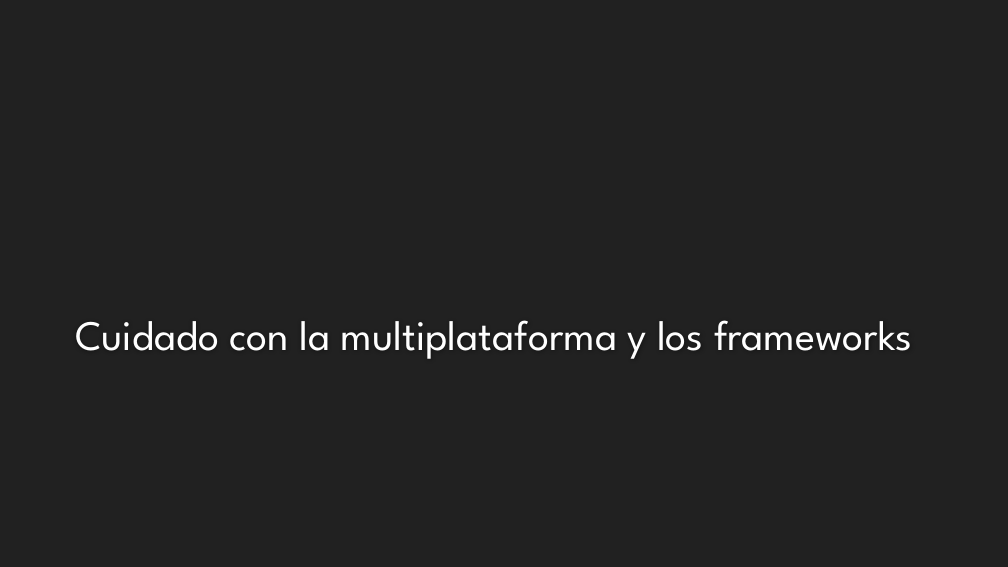
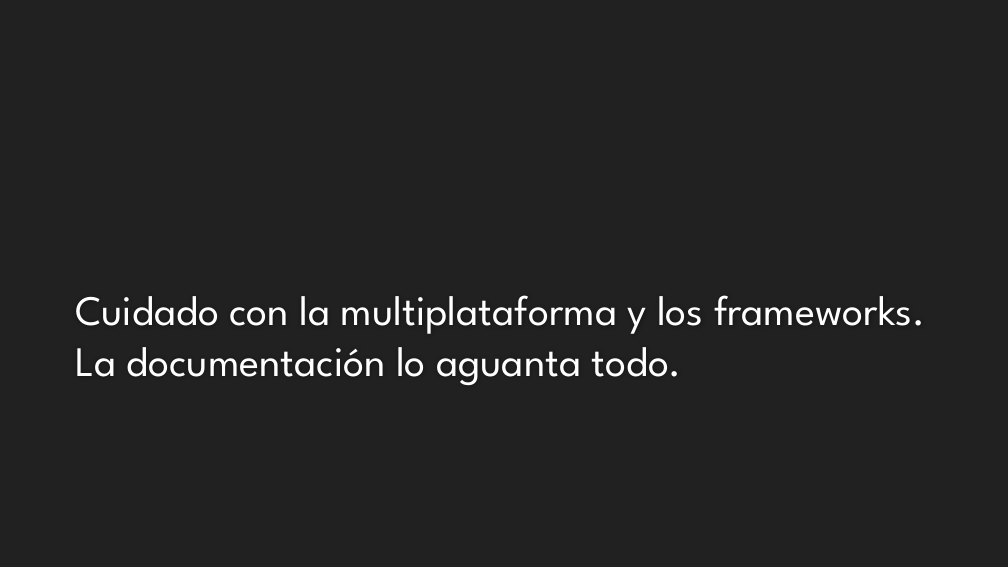
Before and after one commit to Jviejo/frontent, a slide deck: slide 6 of doc/20 años haciendo web.pptx. Drawn at 1008x567 pixels with LibreOffice and Linux fonts; fonts in the diff are those of the drawing; background and template pictures are left out. Boxes give left, top, right and bottom in pixels: in the first picture for what was removed or moved away, otherwise in the second. Text is boxed around its words. In the diff, an @@ line names an element or a change of style, - is before the commit and + after.

```diff
--- a/doc/20 años haciendo web.pptx
+++ b/doc/20 años haciendo web.pptx
@@ text at [75,295,925,385]: text changed @@
-Cuidado con la multiplataforma y los frameworks
+Cuidado con la multiplataforma y los frameworks. La documentación lo aguanta todo.
```
Also in this commit, not shown: 1 other slide changed, 1 slide added, 1 slide removed, 2 other files.
